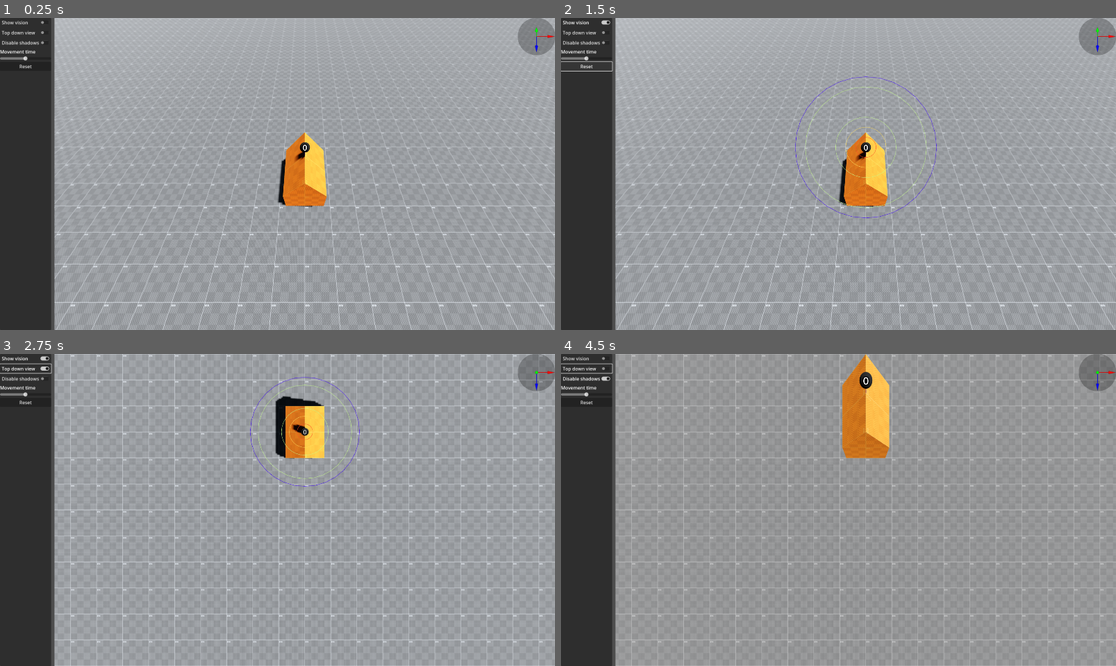
Above: before the commit, frames 1-4 (two rows, left to right).
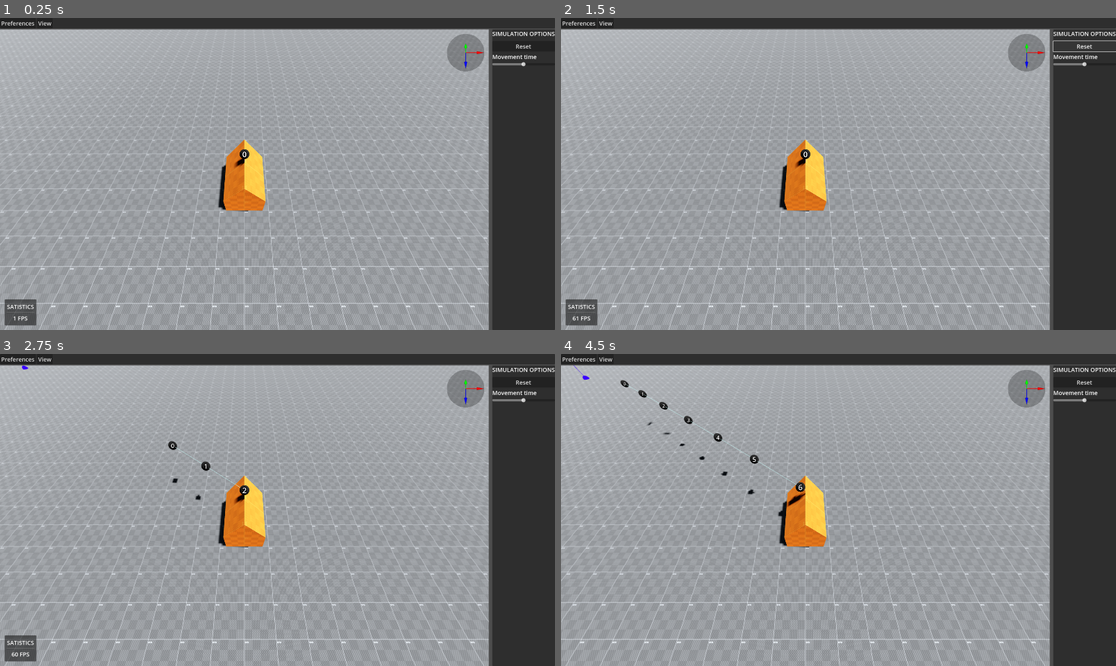
Above: after the commit, the same moments.

Repository: smallcluster/GDST
Game: Godot game, scene res://Sim/3DPlayground.tscn
Same seed, same stepped clock (60 frames per second), same inputs: the game is played once before the commit and once after it.
Inputs (mouse positions are in pixels of both pictures, inside the frame that each line leads up to):
- Up to frame 1 (0.25 s): no input
- Up to frame 2 (1.5 s): click (588, 21) at 0.5 s, where only the run before the commit has a clickable "Show vision"; click "Reset" at 1.25 s
- Up to frame 3 (2.75 s): click (27, 369) at 2 s, where only the run before the commit has a clickable "Top down view"
- Up to frame 4 (4.5 s): click (588, 378) at 2.75 s, where only the run before the commit has a clickable "Disable shadows"; click (588, 357) at 3.5 s, where only the run before the commit has a clickable "Show vision"; click (588, 369) at 4.25 s, where only the run before the commit has a clickable "Top down view"

The runs differ from the first frame. In frame 1, 34% of the frame differs, in the area x 0-100%, y 0-100%; in frame 2, 34%; in frame 3, 36%; in frame 4, 45%.

Commit message:
Added menu bar and statistics panel

Diff:
--- a/Sim/3DPlayground.tscn
+++ b/Sim/3DPlayground.tscn
@@ -10,6 +10,9 @@
 [ext_resource type="Script" path="res://Sim/Scripts/Lines3D.gd" id="4_2kxkj"]
 [ext_resource type="Texture2D" uid="uid://b373k862pdx4a" path="res://Sim/Textures/_1m x 1m_orange.png" id="5_5xvjl"]
 
+[sub_resource type="Theme" id="Theme_m7sw8"]
+default_font_size = 20
+
 [sub_resource type="PhysicalSkyMaterial" id="PhysicalSkyMaterial_cbrid"]
 ground_color = Color(0.466667, 0.368627, 0.254902, 1)
 energy_multiplier = 1.3
@@ -64,8 +67,9 @@
 shader = ExtResource("2_hqret")
 shader_parameter/opacity = 0.25
 
-[node name="3DPlayground" type="CanvasLayer"]
+[node name="3DPlayground" type="CanvasLayer" node_paths=PackedStringArray("_mainView")]
 script = ExtResource("1_o65i0")
+_mainView = NodePath("GUI/VBoxContainer/HSplitContainer/3DView/MainViewContainer/MainView")
 
 [node name="GUI" type="Control" parent="."]
 layout_mode = 3
@@ -74,8 +78,9 @@
 anchor_bottom = 1.0
 grow_horizontal = 2
 grow_vertical = 2
-
-[node name="HSplitContainer" type="HSplitContainer" parent="GUI"]
+theme = SubResource("Theme_m7sw8")
+
+[node name="VBoxContainer" type="VBoxContainer" parent="GUI"]
 layout_mode = 1
 anchors_preset = 15
 anchor_right = 1.0
@@ -83,43 +88,60 @@
 grow_horizontal = 2
 grow_vertical = 2
 
-[node name="OptionsPanel" type="PanelContainer" parent="GUI/HSplitContainer"]
-layout_mode = 2
-
-[node name="VBoxContainer" type="VBoxContainer" parent="GUI/HSplitContainer/OptionsPanel"]
-layout_mode = 2
-
-[node name="ShowRadius" type="CheckButton" parent="GUI/HSplitContainer/OptionsPanel/VBoxContainer"]
-layout_mode = 2
-text = "Show vision"
-
-[node name="TopDownView" type="CheckButton" parent="GUI/HSplitContainer/OptionsPanel/VBoxContainer"]
-layout_mode = 2
-text = "Top down view"
-
-[node name="DisableShadows" type="CheckButton" parent="GUI/HSplitContainer/OptionsPanel/VBoxContainer"]
-layout_mode = 2
-text = "Disable shadows"
-
-[node name="MoveTimeLabel" type="Label" parent="GUI/HSplitContainer/OptionsPanel/VBoxContainer"]
-layout_mode = 2
-text = "Movement time"
-
-[node name="MoveTimeSlider" type="HSlider" parent="GUI/HSplitContainer/OptionsPanel/VBoxContainer"]
-layout_mode = 2
-max_value = 0.1
-step = 0.001
-value = 0.05
-
-[node name="Reset" type="Button" parent="GUI/HSplitContainer/OptionsPanel/VBoxContainer"]
-layout_mode = 2
-text = "Reset"
-
-[node name="3DView" type="Control" parent="GUI/HSplitContainer"]
+[node name="MenuBarPanel" type="PanelContainer" parent="GUI/VBoxContainer"]
+layout_mode = 2
+size_flags_vertical = 0
+
+[node name="MenuBar" type="MenuBar" parent="GUI/VBoxContainer/MenuBarPanel"]
+layout_mode = 2
+
+[node name="Preferences" type="PopupMenu" parent="GUI/VBoxContainer/MenuBarPanel/MenuBar"]
+item_count = 4
+item_0/text = "Statistics"
+item_0/checkable = 1
+item_0/checked = true
+item_0/id = 3
+item_1/text = "Rendering"
+item_1/id = 0
+item_1/separator = true
+item_2/text = "Shadows"
+item_2/checkable = 1
+item_2/checked = true
+item_2/id = 1
+item_3/text = "Antialiasing"
+item_3/checkable = 1
+item_3/checked = true
+item_3/id = 2
+
+[node name="View" type="PopupMenu" parent="GUI/VBoxContainer/MenuBarPanel/MenuBar"]
+item_count = 6
+item_0/text = "Camera"
+item_0/id = 2
+item_0/separator = true
+item_1/text = "Top Down"
+item_1/checkable = 1
+item_1/id = 0
+item_2/text = "Reset"
+item_2/id = 1
+item_3/text = "Drones"
+item_3/id = 3
+item_3/separator = true
+item_4/text = "Vision"
+item_4/checkable = 1
+item_4/id = 4
+item_5/text = "Hide inactive"
+item_5/checkable = 1
+item_5/id = 5
+
+[node name="HSplitContainer" type="HSplitContainer" parent="GUI/VBoxContainer"]
+layout_mode = 2
+size_flags_vertical = 3
+
+[node name="3DView" type="Control" parent="GUI/VBoxContainer/HSplitContainer"]
 layout_mode = 2
 size_flags_horizontal = 3
 
-[node name="MainViewContainer" type="SubViewportContainer" parent="GUI/HSplitContainer/3DView"]
+[node name="MainViewContainer" type="SubViewportContainer" parent="GUI/VBoxContainer/HSplitContainer/3DView"]
 layout_mode = 1
 anchors_preset = 15
 anchor_right = 1.0
@@ -128,15 +150,15 @@
 grow_vertical = 2
 stretch = true
 
-[node name="MainView" type="SubViewport" parent="GUI/HSplitContainer/3DView/MainViewContainer"]
+[node name="MainView" type="SubViewport" parent="GUI/VBoxContainer/HSplitContainer/3DView/MainViewContainer"]
 handle_input_locally = false
 msaa_3d = 2
 screen_space_aa = 1
-size = Vector2i(1731, 1080)
+size = Vector2i(1691, 1040)
 render_target_update_mode = 4
 script = ExtResource("2_3aya7")
 
-[node name="Camera3D" type="Camera3D" parent="GUI/HSplitContainer/3DView/MainViewContainer/MainView"]
+[node name="Camera3D" type="Camera3D" parent="GUI/VBoxContainer/HSplitContainer/3DView/MainViewContainer/MainView"]
 transform = Transform3D(1, 0, 0, 0, 0.5, 0.866025, 0, -0.866025, 0.5, 0, 6, 3)
 current = true
 fov = 90.0
@@ -144,67 +166,69 @@
 far = 100.0
 script = ExtResource("1_d6xna")
 
-[node name="DirectionalLight3D" type="DirectionalLight3D" parent="GUI/HSplitContainer/3DView/MainViewContainer/MainView"]
+[node name="DirectionalLight3D" type="DirectionalLight3D" parent="GUI/VBoxContainer/HSplitContainer/3DView/MainViewContainer/MainView"]
 transform = Transform3D(0.918329, 0.0705351, 0.389483, -0.395818, 0.163647, 0.90363, 0, -0.983994, 0.178201, 4.70799, 4.6752, 0.156376)
 shadow_enabled = true
 directional_shadow_max_distance = 50.0
 
-[node name="WorldEnvironment" type="WorldEnvironment" parent="GUI/HSplitContainer/3DView/MainViewContainer/MainView"]
+[node name="WorldEnvironment" type="WorldEnvironment" parent="GUI/VBoxContainer/HSplitContainer/3DView/MainViewContainer/MainView"]
 environment = SubResource("Environment_rwdsu")
 
-[node name="Floor" type="MeshInstance3D" parent="GUI/HSplitContainer/3DView/MainViewContainer/MainView"]
+[node name="Floor" type="MeshInstance3D" parent="GUI/VBoxContainer/HSplitContainer/3DView/MainViewContainer/MainView"]
 mesh = SubResource("PlaneMesh_jpx7t")
-skeleton = NodePath("../../../../../..")
-
-[node name="3DDroneManager" type="Node3D" parent="GUI/HSplitContainer/3DView/MainViewContainer/MainView"]
+skeleton = NodePath("../../../../../../..")
+
+[node name="3DDroneManager" type="Node3D" parent="GUI/VBoxContainer/HSplitContainer/3DView/MainViewContainer/MainView"]
 script = ExtResource("2_h5bxm")
 
-[node name="Base" type="Node3D" parent="GUI/HSplitContainer/3DView/MainViewContainer/MainView/3DDroneManager"]
-
-[node name="Detection" type="Area3D" parent="GUI/HSplitContainer/3DView/MainViewContainer/MainView/3DDroneManager/Base"]
+[node name="Base" type="Node3D" parent="GUI/VBoxContainer/HSplitContainer/3DView/MainViewContainer/MainView/3DDroneManager"]
+
+[node name="Detection" type="Area3D" parent="GUI/VBoxContainer/HSplitContainer/3DView/MainViewContainer/MainView/3DDroneManager/Base"]
 transform = Transform3D(1, 0, 0, 0, 1, 0, 0, 0, 1, 0.00312996, 2.37709, -0.00656414)
 collision_layer = 2
 collision_mask = 2
 
-[node name="CollisionShape3D" type="CollisionShape3D" parent="GUI/HSplitContainer/3DView/MainViewContainer/MainView/3DDroneManager/Base/Detection"]
-shape = SubResource("SphereShape3D_mv37g")
-
-[node name="Visualization" type="Node3D" parent="GUI/HSplitContainer/3DView/MainViewContainer/MainView/3DDroneManager/Base/Detection"]
+[node name="CollisionShape3D" type="CollisionShape3D" parent="GUI/VBoxContainer/HSplitContainer/3DView/MainViewContainer/MainView/3DDroneManager/Base/Detection"]
+shape = SubResource("SphereShape3D_wlnil")
+
+[node name="Visualization" type="Node3D" parent="GUI/VBoxContainer/HSplitContainer/3DView/MainViewContainer/MainView/3DDroneManager/Base/Detection"]
 visible = false
 
-[node name="model" type="MeshInstance3D" parent="GUI/HSplitContainer/3DView/MainViewContainer/MainView/3DDroneManager/Base"]
+[node name="model" type="MeshInstance3D" parent="GUI/VBoxContainer/HSplitContainer/3DView/MainViewContainer/MainView/3DDroneManager/Base"]
 transform = Transform3D(1.5, 0, 0, 0, 1, 0, 0, 0, 2, 0, 0.5, 0)
 mesh = SubResource("BoxMesh_wo8el")
 
-[node name="MeshInstance3D" type="MeshInstance3D" parent="GUI/HSplitContainer/3DView/MainViewContainer/MainView/3DDroneManager/Base/model"]
+[node name="MeshInstance3D" type="MeshInstance3D" parent="GUI/VBoxContainer/HSplitContainer/3DView/MainViewContainer/MainView/3DDroneManager/Base/model"]
 transform = Transform3D(1, 0, 0, 0, 1, 0, 0, 0, 1, 0, 1, 0)
 mesh = SubResource("PrismMesh_d7chh")
 
-[node name="Drones" type="Node3D" parent="GUI/HSplitContainer/3DView/MainViewContainer/MainView/3DDroneManager"]
-
-[node name="Lines3D" type="Node3D" parent="GUI/HSplitContainer/3DView/MainViewContainer/MainView/3DDroneManager"]
+[node name="Drones" type="Node3D" parent="GUI/VBoxContainer/HSplitContainer/3DView/MainViewContainer/MainView/3DDroneManager"]
+
+[node name="Lines3D" type="Node3D" parent="GUI/VBoxContainer/HSplitContainer/3DView/MainViewContainer/MainView/3DDroneManager"]
 script = ExtResource("4_2kxkj")
 
-[node name="SearchTeam" type="Node3D" parent="GUI/HSplitContainer/3DView/MainViewContainer/MainView/3DDroneManager"]
-
-[node name="MeshInstance3D" type="MeshInstance3D" parent="GUI/HSplitContainer/3DView/MainViewContainer/MainView/3DDroneManager/SearchTeam"]
+[node name="SearchTeam" type="Node3D" parent="GUI/VBoxContainer/HSplitContainer/3DView/MainViewContainer/MainView/3DDroneManager"]
+
+[node name="MeshInstance3D" type="MeshInstance3D" parent="GUI/VBoxContainer/HSplitContainer/3DView/MainViewContainer/MainView/3DDroneManager/SearchTeam"]
 transform = Transform3D(0.45, 0, 0, 0, 0.45, 0, 0, 0, 0.45, 0, 0, 0)
 mesh = SubResource("SphereMesh_3i8wc")
 
-[node name="GizmoPanel" type="PanelContainer" parent="GUI/HSplitContainer/3DView"]
+[node name="GizmoPanel" type="PanelContainer" parent="GUI/VBoxContainer/HSplitContainer/3DView"]
 material = SubResource("ShaderMaterial_hh4va")
 layout_mode = 1
 anchors_preset = 1
 anchor_left = 1.0
 anchor_right = 1.0
-offset_left = -128.0
-offset_bottom = 128.0
+offset_left = -144.0
+offset_top = 16.0
+offset_right = -16.0
+offset_bottom = 144.0
 grow_horizontal = 0
 
-[node name="SubViewportContainer" type="SubViewportContainer" parent="GUI/HSplitContainer/3DView/GizmoPanel"]
-layout_mode = 2
-
-[node name="GizmoWidget" parent="GUI/HSplitContainer/3DView/GizmoPanel/SubViewportContainer" node_paths=PackedStringArray("_main_cam") instance=ExtResource("2_hbfaq")]
+[node name="SubViewportContainer" type="SubViewportContainer" parent="GUI/VBoxContainer/HSplitContainer/3DView/GizmoPanel"]
+layout_mode = 2
+
+[node name="GizmoWidget" parent="GUI/VBoxContainer/HSplitContainer/3DView/GizmoPanel/SubViewportContainer" node_paths=PackedStringArray("_main_cam") instance=ExtResource("2_hbfaq")]
 own_world_3d = true
 transparent_bg = true
 handle_input_locally = false
@@ -213,10 +237,67 @@
 render_target_update_mode = 4
 _main_cam = NodePath("../../../MainViewContainer/MainView/Camera3D")
 
-[connection signal="toggled" from="GUI/HSplitContainer/OptionsPanel/VBoxContainer/ShowRadius" to="." method="_on_show_radius_toggled"]
-[connection signal="toggled" from="GUI/HSplitContainer/OptionsPanel/VBoxContainer/TopDownView" to="." method="_on_top_down_view_toggled"]
-[connection signal="toggled" from="GUI/HSplitContainer/OptionsPanel/VBoxContainer/DisableShadows" to="." method="_on_disable_shadows_toggled"]
-[connection signal="value_changed" from="GUI/HSplitContainer/OptionsPanel/VBoxContainer/MoveTimeSlider" to="." method="_on_move_time_value_changed"]
-[connection signal="pressed" from="GUI/HSplitContainer/OptionsPanel/VBoxContainer/Reset" to="." method="_on_reset_pressed"]
-[connection signal="perspective_cam" from="GUI/HSplitContainer/3DView/MainViewContainer/MainView" to="." method="_on_perspective_cam"]
-[connection signal="perspective_cam" from="GUI/HSplitContainer/3DView/MainViewContainer/MainView/Camera3D" to="GUI/HSplitContainer/3DView/MainViewContainer/MainView" method="_on_camera_3d_perspective_cam"]
+[node name="StatsPanel" type="PanelContainer" parent="GUI/VBoxContainer/HSplitContainer/3DView"]
+layout_mode = 1
+anchors_preset = 2
+anchor_top = 1.0
+anchor_bottom = 1.0
+offset_left = 16.0
+offset_top = -106.0
+offset_right = 126.0
+offset_bottom = -16.0
+grow_vertical = 0
+
+[node name="VBoxContainer" type="VBoxContainer" parent="GUI/VBoxContainer/HSplitContainer/3DView/StatsPanel"]
+layout_mode = 2
+size_flags_horizontal = 4
+size_flags_vertical = 4
+
+[node name="Label2" type="Label" parent="GUI/VBoxContainer/HSplitContainer/3DView/StatsPanel/VBoxContainer"]
+layout_mode = 2
+text = "Satistics"
+uppercase = true
+
+[node name="HSeparator" type="HSeparator" parent="GUI/VBoxContainer/HSplitContainer/3DView/StatsPanel/VBoxContainer"]
+layout_mode = 2
+
+[node name="FpsLabel" type="Label" parent="GUI/VBoxContainer/HSplitContainer/3DView/StatsPanel/VBoxContainer"]
+layout_mode = 2
+text = "60 FPS"
+horizontal_alignment = 1
+vertical_alignment = 1
+
+[node name="OptionsPanel" type="PanelContainer" parent="GUI/VBoxContainer/HSplitContainer"]
+layout_mode = 2
+
+[node name="VBoxContainer" type="VBoxContainer" parent="GUI/VBoxContainer/HSplitContainer/OptionsPanel"]
+layout_mode = 2
+
+[node name="Label" type="Label" parent="GUI/VBoxContainer/HSplitContainer/OptionsPanel/VBoxContainer"]
+layout_mode = 2
+text = "Simulation Options"
+uppercase = true
+
+[node name="HSeparator" type="HSeparator" parent="GUI/VBoxContainer/HSplitContainer/OptionsPanel/VBoxContainer"]
+layout_mode = 2
+
+[node name="Reset" type="Button" parent="GUI/VBoxContainer/HSplitContainer/OptionsPanel/VBoxContainer"]
+layout_mode = 2
+text = "Reset"
+
+[node name="MoveTimeLabel" type="Label" parent="GUI/VBoxContainer/HSplitContainer/OptionsPanel/VBoxContainer"]
+layout_mode = 2
+text = "Movement time"
+
+[node name="MoveTimeSlider" type="HSlider" parent="GUI/VBoxContainer/HSplitContainer/OptionsPanel/VBoxContainer"]
+layout_mode = 2
+max_value = 0.1
+step = 0.001
+value = 0.05
+
+[connection signal="id_pressed" from="GUI/VBoxContainer/MenuBarPanel/MenuBar/Preferences" to="." method="_on_preferences_id_pressed"]
+[connection signal="id_pressed" from="GUI/VBoxContainer/MenuBarPanel/MenuBar/View" to="." method="_on_view_id_pressed"]
+[connection signal="perspective_cam" from="GUI/VBoxContainer/HSplitContainer/3DView/MainViewContainer/MainView" to="." method="_on_perspective_cam"]
+[connection signal="perspective_cam" from="GUI/VBoxContainer/HSplitContainer/3DView/MainViewContainer/MainView/Camera3D" to="GUI/VBoxContainer/HSplitContainer/3DView/MainViewContainer/MainView" method="_on_camera_3d_perspective_cam"]
+[connection signal="pressed" from="GUI/VBoxContainer/HSplitContainer/OptionsPanel/VBoxContainer/Reset" to="." method="_on_reset_pressed"]
+[connection signal="value_changed" from="GUI/VBoxContainer/HSplitContainer/OptionsPanel/VBoxContainer/MoveTimeSlider" to="." method="_on_move_time_value_changed"]
--- a/Sim/GUI/GizmoWidget.tscn
+++ b/Sim/GUI/GizmoWidget.tscn
@@ -68,7 +68,6 @@
 script = ExtResource("1_hpavv")
 
 [node name="GizmoPivot" type="Node3D" parent="."]
-transform = Transform3D(1, 0, 0, 0, 1, 0, 0, 0, 1, 0, 0, 0)
 
 [node name="ArrowY" type="Node3D" parent="GizmoPivot"]
 
@@ -112,7 +111,6 @@
 environment = SubResource("Environment_7xd8n")
 
 [node name="CamPivot" type="Node3D" parent="."]
-transform = Transform3D(1, 0, 0, 0, 1, 0, 0, 0, 1, 0, 0, 0)
 
 [node name="Camera3D" type="Camera3D" parent="CamPivot"]
 transform = Transform3D(1, 0, 0, 0, 1, 0, 0, 0, 1, 0, 0, 2)
--- a/Sim/Scripts/3DPlayground.gd
+++ b/Sim/Scripts/3DPlayground.gd
@@ -1,22 +1,65 @@
 extends CanvasLayer
-@onready var _mainView := $"GUI/HSplitContainer/3DView/MainViewContainer/MainView"
-
+@export var _mainView : SubViewport
+@onready var _fps_label : Label = $"GUI/VBoxContainer/HSplitContainer/3DView/StatsPanel/VBoxContainer/FpsLabel"
 
 # -- GUI EVENTS --
-func _on_show_radius_toggled(button_pressed):
-	_mainView.show_radius(button_pressed)
 
-func _on_top_down_view_toggled(button_pressed):
-	_mainView.top_down_view(button_pressed)
+func _process(delta):
+	_fps_label.text = str(Engine.get_frames_per_second()) + " FPS"
 
-func _on_disable_shadows_toggled(button_pressed):
-	_mainView.disable_shadows(button_pressed)
 
 func _on_move_time_value_changed(value):
 	_mainView.move_time_value_changed(value)
 
 func _on_reset_pressed():
-	_mainView.reset_pressed()
+	_mainView.reset_simulation()
 
 func _on_perspective_cam():
-	$GUI/HSplitContainer/OptionsPanel/VBoxContainer/TopDownView.set_pressed_no_signal(false)
+	var items = $GUI/VBoxContainer/MenuBarPanel/MenuBar/View
+	var index = items.get_item_index(0)
+	items.set_item_checked(index, false)
+
+func _on_preferences_id_pressed(id):
+	var items : PopupMenu = $GUI/VBoxContainer/MenuBarPanel/MenuBar/Preferences
+	var index = items.get_item_index(id)
+
+	var checked := false
+	if items.is_item_checkable(index):
+		checked = not items.is_item_checked(index)
+		items.set_item_checked(index, checked)
+
+	# Shadows
+	if id == 1:
+		_mainView.disable_shadows(not checked)
+	# Antialiasing
+	elif id == 2:
+		if checked:
+			_mainView.msaa_3d = Viewport.MSAA_4X
+			_mainView.screen_space_aa = Viewport.SCREEN_SPACE_AA_FXAA
+		else:
+			_mainView.msaa_3d = Viewport.MSAA_DISABLED
+			_mainView.screen_space_aa = Viewport.SCREEN_SPACE_AA_DISABLED
+	# Statistics
+	elif id == 3:
+		$"GUI/VBoxContainer/HSplitContainer/3DView/StatsPanel".visible = checked
+
+func _on_view_id_pressed(id):
+	var items : PopupMenu = $GUI/VBoxContainer/MenuBarPanel/MenuBar/View
+	var index = items.get_item_index(id)
+	var checked := false
+	if items.is_item_checkable(index):
+		checked = not items.is_item_checked(index)
+		items.set_item_checked(index, checked)
+
+	# Top down
+	if id == 0:
+		_mainView.top_down_view(checked)
+	# Reset view
+	elif id == 1:
+		_mainView.reset_view()
+	# drone vision
+	elif id == 4:
+		_mainView.show_radius(checked)
+	# hide inactive drones
+	elif id == 5 :
+		_mainView.hide_inactive_drones(checked)
--- a/Sim/Scripts/CamControls.gd
+++ b/Sim/Scripts/CamControls.gd
@@ -74,7 +74,6 @@
 			var offset = position - _rotation_pivot
 			var angle_y = -(_mouse.x-_prev_mouse.x)*0.01
 			var angle_x = -(_mouse.y-_prev_mouse.y)*0.01
-			var right = Vector3(0,1,0).cross(offset).normalized()
 
 			if rad_to_deg(rotation.x + angle_x)  <= -90:
 				angle_x = deg_to_rad(-89) - rotation.x
--- a/Sim/Scripts/DroneManager/DroneManager3D.gd
+++ b/Sim/Scripts/DroneManager/DroneManager3D.gd
@@ -21,6 +21,7 @@
 var _search_target_pos : Vector2
 var _drone_scene := preload("res://Sim/Drone3D.tscn")
 var _request_reset := false
+var _hide_inactive := false
 
 func set_D(val : float) -> void:
 	if not is_inside_tree(): await ready
@@ -29,6 +30,13 @@
 	for d in _drones.get_children():
 		d.D = D
 	_update_radius()
+
+func hide_inactive(val : bool) -> void:
+	_hide_inactive = val
+
+	for d in _drones.get_children():
+		if not d.get_drone().state["active"]:
+			d.visible = val
 
 func reset() -> void:
 	_request_reset = true
@@ -111,9 +119,17 @@
 	for t in tweens:
 		await t.finished
 
+	# Hide inactive drone if necessary
+	for d in drones3D:
+		if not d.get_drone().state["active"]:
+			if d.visible != not _hide_inactive:
+				d.visible = not _hide_inactive
+
 	_simulating = false # Release lock
 
 func _draw_all_connections(drones3D : Array[Drone3D]) -> void:
+	var points : Array[Vector3] = []
+
 	var n := drones3D.size()
 	for i in range(n):
 		if not drones3D[i].get_drone().state["active"]:
@@ -122,14 +138,21 @@
 			if not drones3D[j].get_drone().state["active"]:
 				continue
 			if drones3D[i].position.distance_squared_to(drones3D[j].position) <= 49*D*D:
-				_lines.create_line(drones3D[i].position, drones3D[j].position)
+				points.append(drones3D[i].position)
+				points.append(drones3D[j].position)
 
 	for d in _base_detection.get_overlapping_bodies():
 		if d.get_drone().state["active"]:
-			_lines.create_line(_base_detection.position, d.position)
-
+			points.append(_base_detection.position)
+			points.append(d.position)
+
+	# Generate graph mesh
+	if not points.is_empty():
+		_lines.create_graph(points, Color.CYAN)
 
 func _draw_my_connections(drones3D : Array[Drone3D]) -> void:
+	var points : Array[Vector3] = []
+
 	for d in drones3D:
 		if not d.get_drone().state["active"]:
 			continue
@@ -141,16 +164,21 @@
 		for o in others:
 			if o.id > max.id:
 				max = o
-		_lines.create_line(d.position, max.position, Color.CYAN)
+		points.append(d.position)
+		points.append(max.position)
 
 	var base_n = _base_detection.get_overlapping_bodies().filter(func(x): return x.get_drone().state["active"])
-	if base_n.is_empty():
-		return
-	var max = base_n[0]
-	for d in base_n:
-		if d.id > max.id:
-			max = d
-	_lines.create_line(_base_detection.position, max.position, Color.CYAN)
+	if not base_n.is_empty():
+		var max = base_n[0]
+		for d in base_n:
+			if d.id > max.id:
+				max = d
+		points.append(_base_detection.position)
+		points.append(max.position)
+
+	# Generate graph mesh
+	if not points.is_empty():
+		_lines.create_graph(points, Color.CYAN)
 
 func _update_radius() -> void:
 	if not is_inside_tree(): await ready
--- a/Sim/Scripts/Lines3D.gd
+++ b/Sim/Scripts/Lines3D.gd
@@ -6,6 +6,10 @@
 	var mesh_inst := MeshCreator.create_line(start, end, color)
 	add_child(mesh_inst)
 
+func create_graph(points : Array[Vector3], color : Color = Color.WHITE) -> void:
+	var mesh_int := MeshCreator.create_graph(points, color)
+	add_child(mesh_int)
+
 func clear() -> void:
 	var c := get_children()
 	for l in c:
--- a/Sim/Scripts/MainView.gd
+++ b/Sim/Scripts/MainView.gd
@@ -18,6 +18,7 @@
 
 func top_down_view(button_pressed):
 	if button_pressed:
+		_cam.global_position.y = 6
 		_cam.switch_to_orthogonal()
 	else:
 		_cam.switch_to_perspective()
@@ -47,10 +48,17 @@
 	if event is InputEventMouseMotion  and _clicked:
 		_move_search_target(event.position)
 
-func reset_pressed():
-	_drone_manager.reset()
+func reset_view():
+	_cam.switch_to_perspective()
 	_cam.position = Vector3(0, 6, 3)
 	_cam.rotation_degrees = Vector3(-60, 0, 0)
 
+func reset_simulation():
+	_drone_manager.reset()
+
+func hide_inactive_drones(val : bool) -> void:
+	_drone_manager.hide_inactive(val)
+
+
 func _on_camera_3d_perspective_cam():
 	emit_signal("perspective_cam")# Replace with function body.
--- a/Sim/Scripts/MeshCreator.gd
+++ b/Sim/Scripts/MeshCreator.gd
@@ -13,6 +13,21 @@
 	mat.shading_mode = BaseMaterial3D.SHADING_MODE_UNSHADED
 	mat.albedo_color = color
 	return mesh_inst
+
+static func create_graph(points : Array[Vector3], color : Color = Color.WHITE) -> MeshInstance3D:
+	var mesh_inst := MeshInstance3D.new()
+	var mesh := ImmediateMesh.new()
+	var mat := ORMMaterial3D.new()
+	mesh_inst.mesh = mesh
+	mesh_inst.cast_shadow = GeometryInstance3D.SHADOW_CASTING_SETTING_OFF
+	mesh.surface_begin(Mesh.PRIMITIVE_LINES, mat)
+	for p in points:
+		mesh.surface_add_vertex(p)
+	mesh.surface_end()
+	mat.shading_mode = BaseMaterial3D.SHADING_MODE_UNSHADED
+	mat.albedo_color = color
+	return mesh_inst
+
 
 static func create_circle(radius : float, color : Color, resolution : int = 32) -> MeshInstance3D:
 	var mesh_inst := MeshInstance3D.new()
--- a/project.godot
+++ b/project.godot
@@ -19,6 +19,7 @@
 
 window/size/viewport_width=1920
 window/size/viewport_height=1080
+window/vsync/vsync_mode=2
 
 [input]
 
Not shown: 2 places in Sim/3DPlayground.tscn that only renumber resources
